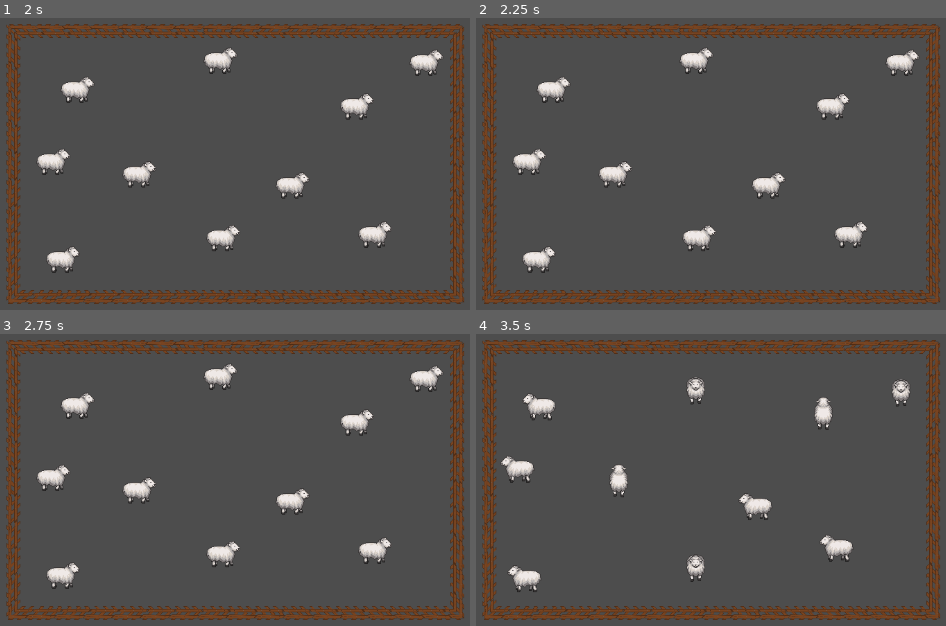
Above: before the commit, frames 1-4 (two rows, left to right).
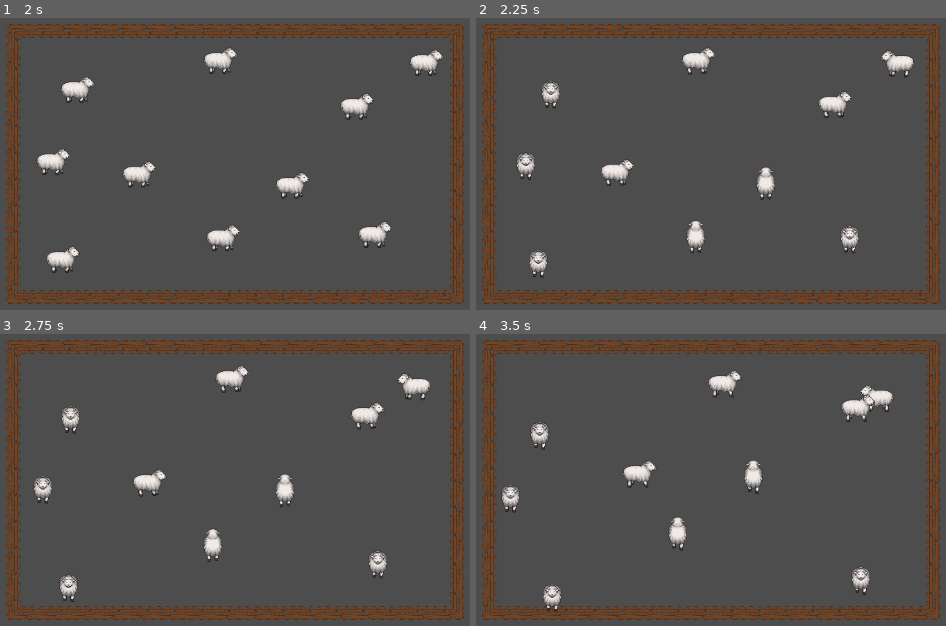
Above: after the commit, the same moments.

Repository: skeeeth/Growing-Dread
Game: Godot game, scene res://Ranching/animal_pen.tscn
Same seed, same stepped clock (60 frames per second), same inputs: the game is played once before the commit and once after it. This scene is started directly instead of the project's main scene.
Inputs:
- Up to frame 1 (2 s): tap Enter at 0.5 s; hold D (right) 0.53-1.28 s; hold 0 (0) 0.53-1.28 s; tap 1 (1) at 0.8, 1.35 s; tap Space (space) at 1.25 s; hold S (down) from 1.28 s (still down); tap 2 (2) at 1.55 s
- Up to frame 2 (2.25 s): tap Enter at 2 s; release S (down) at 2.03 s; hold D (right) from 2.03 s (still down); hold 2 (2) from 2.03 s (still down)
- Up to frame 3 (2.75 s): keep holding D (right); keep holding 2 (2); tap 0 (0) at 2.3 s
- Up to frame 4 (3.5 s): release D (right) at 2.78 s; release 2 (2) at 2.78 s; hold W (up) from 2.78 s (still down); tap 0 (0) at 2.85 s; tap 1 (1) at 3.05 s

Frame 1 is identical in both runs. In frame 2, 3.2% of the frame differs, in the area x 7-95%, y 10-90%; in frame 3, 5.1%; in frame 4, 5.8%, in the area x 5-93%, y 12-96%.

Commit message:
Improve sheep AI and sprite sorting
The sheep RigidBody2D is now bouncy, so they will bounce off walls instead of continuously walking into them. However, it looks weird if the bounce happens immediately, so we instead save the new bounce direction and transition to the idle state.

Diff:
--- a/Ranching/animal_pen.tscn
+++ b/Ranching/animal_pen.tscn
@@ -4,6 +4,7 @@
 [ext_resource type="PackedScene" uid="uid://clhceljl1ikhu" path="res://Ranching/sheep.tscn" id="2_gdkjh"]
 
 [node name="AnimalPen" type="Node2D"]
+y_sort_enabled = true
 position = Vector2(250, 150)
 
 [node name="Sheep" parent="." instance=ExtResource("2_gdkjh")]
@@ -36,3 +37,4 @@
 position = Vector2(593, 47)
 
 [node name="Fence" parent="." instance=ExtResource("2_8kvvs")]
+z_index = -1
--- a/Ranching/fence.tscn
+++ b/Ranching/fence.tscn
@@ -3,6 +3,7 @@
 [ext_resource type="Texture2D" uid="uid://rrg4dt8qnm32" path="res://Assets/fence_256x128.png" id="1_bw0s3"]
 
 [sub_resource type="PhysicsMaterial" id="PhysicsMaterial_d23ui"]
+bounce = 0.5
 
 [sub_resource type="RectangleShape2D" id="RectangleShape2D_8r0aq"]
 size = Vector2(655, 20)
@@ -32,6 +33,7 @@
 shape = SubResource("RectangleShape2D_rf855")
 
 [node name="LineSprite" type="Line2D" parent="."]
+z_index = -1
 texture_repeat = 2
 points = PackedVector2Array(0, 0, 640, 0, 640, 384, 0, 384)
 closed = true
--- a/Ranching/sheep.gd
+++ b/Ranching/sheep.gd
@@ -20,22 +20,19 @@
 @export var wandering_acceleration:float
 @export var wandering_speed:float
 
-var target_velocity:Vector2
+var target_wandering_velocity:Vector2
 var facing_direction:String = "right"
+var recently_collided:bool = false
+
 
 func _ready():
 	state = SheepState.Idle
-	$WanderIdleEatTimer.start(max_idle_time)
+	$WanderIdleEatTimer.start(min_idle_time)
+
 
 func _on_wander_idle_eat_timer_timeout():
 	if (state != SheepState.Idle): #If eating or wandering, always transition to idling
-		state = SheepState.Idle
-		$WanderIdleEatTimer.wait_time = randf_range(min_idle_time, max_idle_time)
-
-		linear_velocity = Vector2.ZERO
-
-		$SheepSprite/AnimationPlayer.play("walk_" + facing_direction)
-		$SheepSprite/AnimationPlayer.stop()
+		start_idling()
 	elif (randf() > 0.7): #If idling, 30% chance of eating
 		state = SheepState.Eating
 		$WanderIdleEatTimer.start(randi_range(min_eating_cycles, max_eating_cycles) * $SheepSprite/AnimationPlayer.get_animation("eating_" + facing_direction).length)
@@ -47,10 +44,20 @@
 		state = SheepState.Wandering
 		$WanderIdleEatTimer.wait_time = randf_range(min_wandering_time, max_wandering_time)
 
-		target_velocity = Vector2(randf_range(-1.0, 1.0), randf_range(-1.0, 1.0)).normalized() * wandering_speed
-		change_facing(target_velocity)
+		target_wandering_velocity = pick_wandering_direction() * wandering_speed
+		change_facing(target_wandering_velocity)
 
 		$SheepSprite/AnimationPlayer.play("walk_" + facing_direction)
+
+
+func start_idling():
+	state = SheepState.Idle
+	$WanderIdleEatTimer.wait_time = randf_range(min_idle_time, max_idle_time)
+
+	linear_velocity = Vector2.ZERO
+
+	$SheepSprite/AnimationPlayer.play("walk_" + facing_direction)
+	$SheepSprite/AnimationPlayer.stop()
 
 
 func change_facing(new_velocity:Vector2):
@@ -65,7 +72,26 @@
 		else:
 			facing_direction = "up"
 
+
+func pick_wandering_direction():
+	if (recently_collided): #When the collision happened, the sheep bounced away from the colliding object and we saved that new velocity as target_wandering_velocity
+							#Let's keep going in that direction to avoid bumping into that obstacle again
+		recently_collided = false
+		return target_wandering_velocity.normalized()
+	else:
+		return Vector2(randf_range(-1.0, 1.0), randf_range(-1.0, 1.0)).normalized()
+
+
 func _physics_process(delta):
 	if (state == SheepState.Wandering):
-		if (linear_velocity.length() < target_velocity.length()):
-			apply_force(target_velocity.normalized() * wandering_acceleration * delta)
+		if ((linear_velocity-target_wandering_velocity).length() > 0.1):
+			apply_force(target_wandering_velocity.normalized() * wandering_acceleration * delta)
+
+
+func _on_body_entered(body):
+	if (state == SheepState.Wandering):
+		#This logic expects the Rigidbody to be bouncy so that the sheep starts walking away from the obstacle
+		#However, it looks unnatural if the sheep walks into a wall and immediately starts going in the other direction, so let's save the new direction and switch to idling
+		recently_collided = true
+		target_wandering_velocity = linear_velocity.normalized() * wandering_speed
+		start_idling()
--- a/Ranching/sheep.tscn
+++ b/Ranching/sheep.tscn
@@ -5,6 +5,8 @@
 [ext_resource type="Texture2D" uid="uid://d2sbss6j7k3mv" path="res://Assets/sheep_eat.png" id="3_4b4wa"]
 
 [sub_resource type="PhysicsMaterial" id="PhysicsMaterial_vora7"]
+friction = 0.0
+bounce = 1.0
 
 [sub_resource type="CapsuleShape2D" id="CapsuleShape2D_dwskw"]
 radius = 15.0
@@ -284,6 +286,10 @@
 physics_material_override = SubResource("PhysicsMaterial_vora7")
 gravity_scale = 0.0
 lock_rotation = true
+max_contacts_reported = 20
+contact_monitor = true
+linear_damp = 5.0
+angular_damp_mode = 1
 script = ExtResource("1_cqfc8")
 min_idle_time = 2.0
 max_idle_time = 3.0
@@ -300,6 +306,7 @@
 shape = SubResource("CapsuleShape2D_dwskw")
 
 [node name="SheepSprite" type="Sprite2D" parent="."]
+y_sort_enabled = true
 texture_filter = 1
 texture = ExtResource("1_n4j6q")
 hframes = 4
@@ -313,4 +320,5 @@
 
 [node name="WanderIdleEatTimer" type="Timer" parent="."]
 
+[connection signal="body_entered" from="." to="." method="_on_body_entered"]
 [connection signal="timeout" from="WanderIdleEatTimer" to="." method="_on_wander_idle_eat_timer_timeout"]
